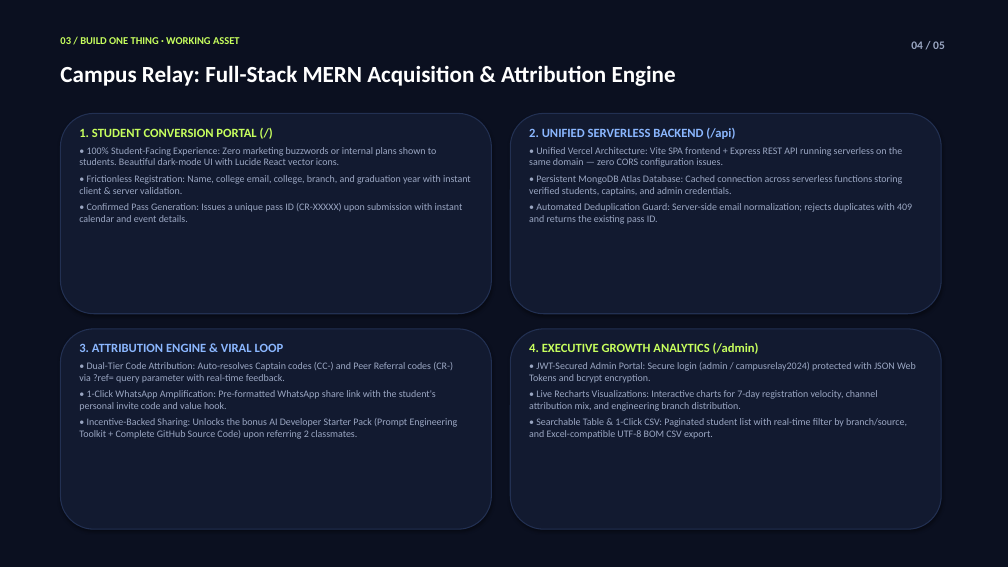
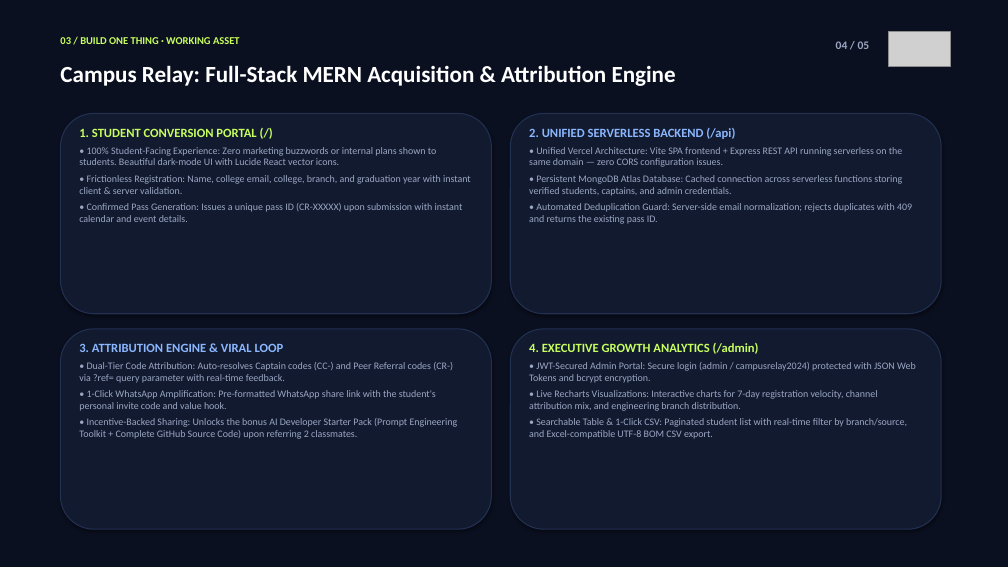
Before and after one commit to prash22bit/campus-relay, a slide deck: slide 4 of campus_relay_asset/Campus_Relay_Growth_Plan.pptx. Drawn at 1008x567 pixels with LibreOffice and Linux fonts; fonts in the diff are those of the drawing; grey boxes stand for pictures. Boxes give left, top, right and bottom in pixels: in the first picture for what was removed or moved away, otherwise in the second. Text is boxed around its words. In the diff, an @@ line names an element or a change of style, - is before the commit and + after.

```diff
--- a/campus_relay_asset/Campus_Relay_Growth_Plan.pptx
+++ b/campus_relay_asset/Campus_Relay_Growth_Plan.pptx
@@ text "04 / 05": place and size @@
-text "04 / 05" at <box>911,41,945,49</box>
+text "04 / 05" at <box>836,41,870,49</box>
@@ picture added at <box>889,32,951,67</box> @@
```
Also in this commit, not shown: 4 other slides changed, 9 other files.
